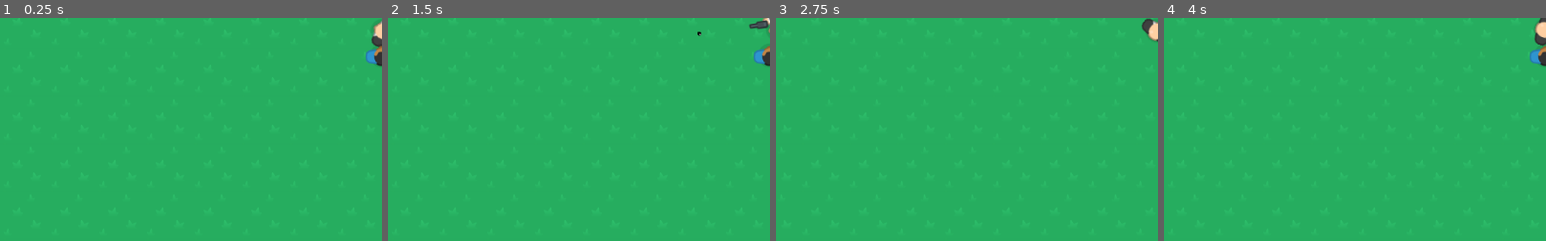
Above: before the commit, frames 1-4 (left to right).
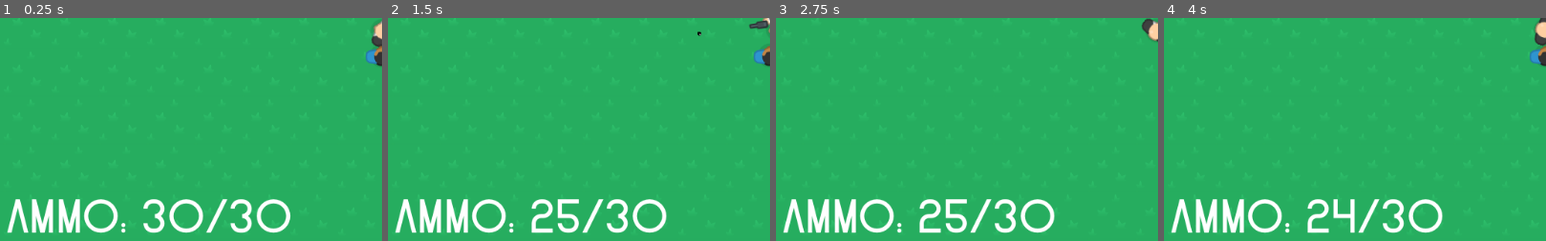
Above: after the commit, the same moments.

Repository: kamrancouture/schoolgame
Game: Godot game, scene res://world.tscn
Same seed, same stepped clock (60 frames per second), same inputs: the game is played once before the commit and once after it.
Inputs (mouse positions are % of the whole screen's width and height, from its top left):
- Up to frame 1 (0.25 s): no input
- Up to frame 2 (1.5 s): tap Enter at 0.5 s; move the mouse to (72, 45) at 0.52 s; press the mouse at (72, 45) at 0.53 s; tap 1 (gun) at 0.6 s; tap Space at 1.25 s; move the mouse to (30, 55) at 1.27 s; release the mouse at (30, 55) at 1.28 s; click (30, 55) at 1.35 s
- Up to frame 3 (2.75 s): tap 1 (gun) at 1.55 s; tap Enter at 2 s; move the mouse to (60, 28) at 2.02 s; press the mouse at (60, 28) at 2.03 s; tap A (a_click) at 2.1 s
- Up to frame 4 (4 s): tap Space at 2.75 s; move the mouse to (45, 70) at 2.77 s; release the mouse at (45, 70) at 2.78 s; tap D (d_click) at 2.85 s; tap 1 (gun) at 3.05, 3.6 s; tap Enter at 3.5 s; move the mouse to (80, 65) at 3.52 s; press the mouse at (80, 65) at 3.53 s
The pictures show only the part of the screen within x 0-50%, y 47-97%; the shares and areas given below are measured in that part.

The runs differ from the first frame. In frame 1, 4.4% of the frame differs, in the area x 1-76%, y 81-97%; in frame 2, 4.4%, in the area x 1-73%, y 81-97%; in frame 3, 4.4%; in frame 4, 4.3%.

Commit message:
ammo

Diff:
--- a/schoolgame/Global.gd
+++ b/schoolgame/Global.gd
@@ -1 +1,3 @@
 extends Node
+
+var player_alive = true
--- a/schoolgame/Player.gd
+++ b/schoolgame/Player.gd
@@ -10,12 +10,13 @@
 var velocity = Vector2.ZERO
 var speed = 450
 var rng = RandomNumberGenerator.new()
+export var health = 15
 
 func _ready():
 	$AnimatedSprite.play("idle")
 
 func _physics_process(delta):
-	print(ammo)
+	$CanvasLayer/Ammo.text = "Ammo: " + String(ammo) + "/" + String(max_ammo)
 	velocity = Input.get_vector("a_click" , "d_click" , "w_click" , "s_click") * speed
 	move_and_slide(velocity)
 	look_at(get_global_mouse_position())
@@ -29,8 +30,10 @@
 		speed *= 1.5
 		$AnimatedSprite.play("idle")
 
+	if Input.is_action_just_pressed("reload"):
+		reload()
 
-	if Input.is_action_pressed("shoot") and can_shoot and gun_in_hand and ammo > 0:
+	if Input.is_action_pressed("shoot") and can_shoot and gun_in_hand and ammo > 0 and not reloading:
 		ammo -= 1
 		can_shoot = false
 		var player_bullet = Player_Bullet.instance()
@@ -39,12 +42,12 @@
 		get_parent().add_child(player_bullet)
 		$fire_rate.start(fire_rate)
 	elif ammo == 0 and gun_in_hand:
-		reloading = true
 		reload()
 
 
 
 func reload():
+	reloading = true
 	$AnimatedSprite.play("reload")
 	yield($AnimatedSprite , "animation_finished")
 	reloading = false
--- a/schoolgame/Player.tscn
+++ b/schoolgame/Player.tscn
@@ -1,9 +1,10 @@
-[gd_scene load_steps=7 format=2]
+[gd_scene load_steps=9 format=2]
 
 [ext_resource path="res://Assets/kenney_top-down-shooter/PNG/Hitman 1/hitman1_reload.png" type="Texture" id=1]
 [ext_resource path="res://Assets/kenney_top-down-shooter/PNG/Hitman 1/hitman1_silencer.png" type="Texture" id=2]
 [ext_resource path="res://Assets/kenney_top-down-shooter/PNG/Hitman 1/hitman1_stand.png" type="Texture" id=3]
 [ext_resource path="res://Player.gd" type="Script" id=4]
+[ext_resource path="res://Azalea Font/Azalea-BF64f6fe9c7c4b6.otf" type="DynamicFontData" id=5]
 
 [sub_resource type="SpriteFrames" id=1]
 animations = [ {
@@ -25,7 +26,12 @@
 
 [sub_resource type="CircleShape2D" id=2]
 
+[sub_resource type="DynamicFont" id=3]
+size = 64
+font_data = ExtResource( 5 )
+
 [node name="Player" type="KinematicBody2D"]
+collision_mask = 8
 script = ExtResource( 4 )
 
 [node name="AnimatedSprite" type="AnimatedSprite" parent="."]
@@ -46,8 +52,12 @@
 
 [node name="CanvasLayer" type="CanvasLayer" parent="."]
 
-[node name="Label" type="Label" parent="CanvasLayer"]
-margin_right = 40.0
-margin_bottom = 14.0
+[node name="Ammo" type="Label" parent="CanvasLayer"]
+margin_left = 9.0
+margin_top = 505.0
+margin_right = 392.0
+margin_bottom = 594.0
+custom_fonts/font = SubResource( 3 )
+text = "Ammo: 30/30"
 
 [connection signal="timeout" from="fire_rate" to="." method="_on_fire_rate_timeout"]
--- a/schoolgame/project.godot
+++ b/schoolgame/project.godot
@@ -58,6 +58,11 @@
 "events": [ Object(InputEventMouseButton,"resource_local_to_scene":false,"resource_name":"","device":-1,"alt":false,"sh …(213 unchanged characters)…
  ]
 }
+reload={
+"deadzone": 0.5,
+"events": [ Object(InputEventKey,"resource_local_to_scene":false,"resource_name":"","device":0,"alt":false,"shift":false,"control":false,"meta":false,"command":false,"pressed":false,"scancode":0,"physical_scancode":82,"unicode":0,"echo":false,"script":null)
+ ]
+}
 
 [layer_names]
 
Binary file added: schoolgame/Azalea Font/Azalea-BF64f6fe9c7c4b6.otf
Not shown, added: schoolgame/sound_effects/Rifle-Reload-Foley-B-www.fesliyanstudios.com.mp3.import
Not shown, added: schoolgame/sound_effects/Rifle-Reload-Foley-B-www.fesliyanstudios.com.mp3
